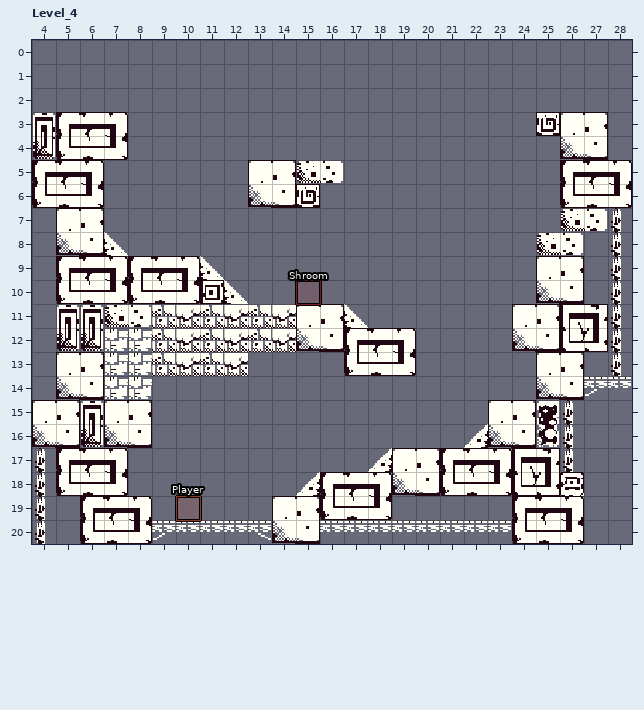
LDtk project -- game/src/assets/map.ldtk. Above, as it was before the edit.
Cells are 16x16 px. Shown: Level_4 x 4..28, y 0..20. The commit also changed other parts of the map, which this record leaves out. The old version is drawn lined up with the new one.
The same view after the edit:
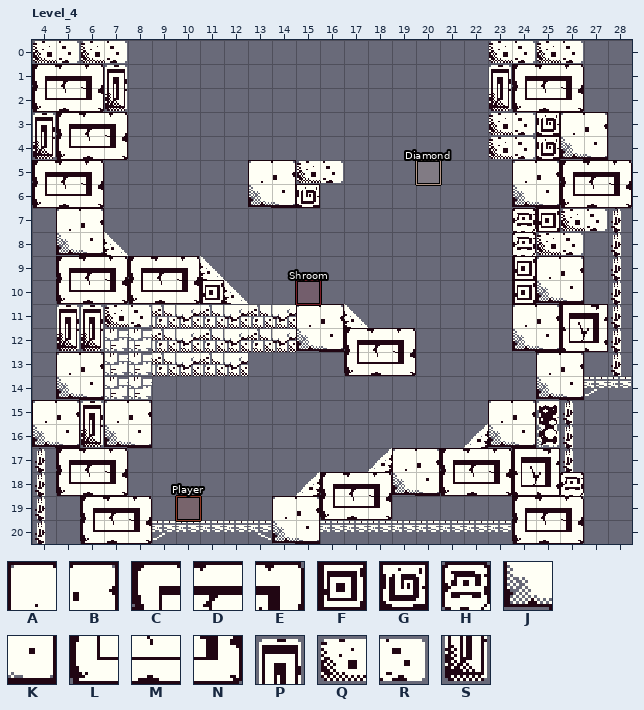
Key: from "Tiles": A 0, B 1, C 2, D 3, E 4, F 7, G 8, H 9, J 20, K 21, L 22, M 23, N 24, P 42, Q 43, R 44, S 62.
_ is an empty cell.
Objects are placed by their top-left corner, in cells (3,4 is the top-left corner of cell 3,4); size is 1x1 cell unless given.
Change:
map size 32x18 -> 32x21 cells (old content now starts at 0,3; both pictures use the new coordinates)
Layer "Background":
y 0: x 4..7 ____ -> QRQR; x 23..26 ____ -> QRQR
y 1: x 4..7 ____ -> CDEP; x 23..26 ____ -> PCDE
y 2: x 4..7 ____ -> LMNS; x 23..26 ____ -> SLMN
y 3: x 23..24 __ -> QR
y 4: x 23..25 ___ -> QRG
y 5: x 24..25 __ -> AB
y 6: x 24..25 __ -> JK
y 7: x 24..25 __ -> HF
y 8: x 24 _ -> H
y 9..10: x 24 _ -> F
Layer "Entities":
added: "Diamond" rectangle at 20,5
